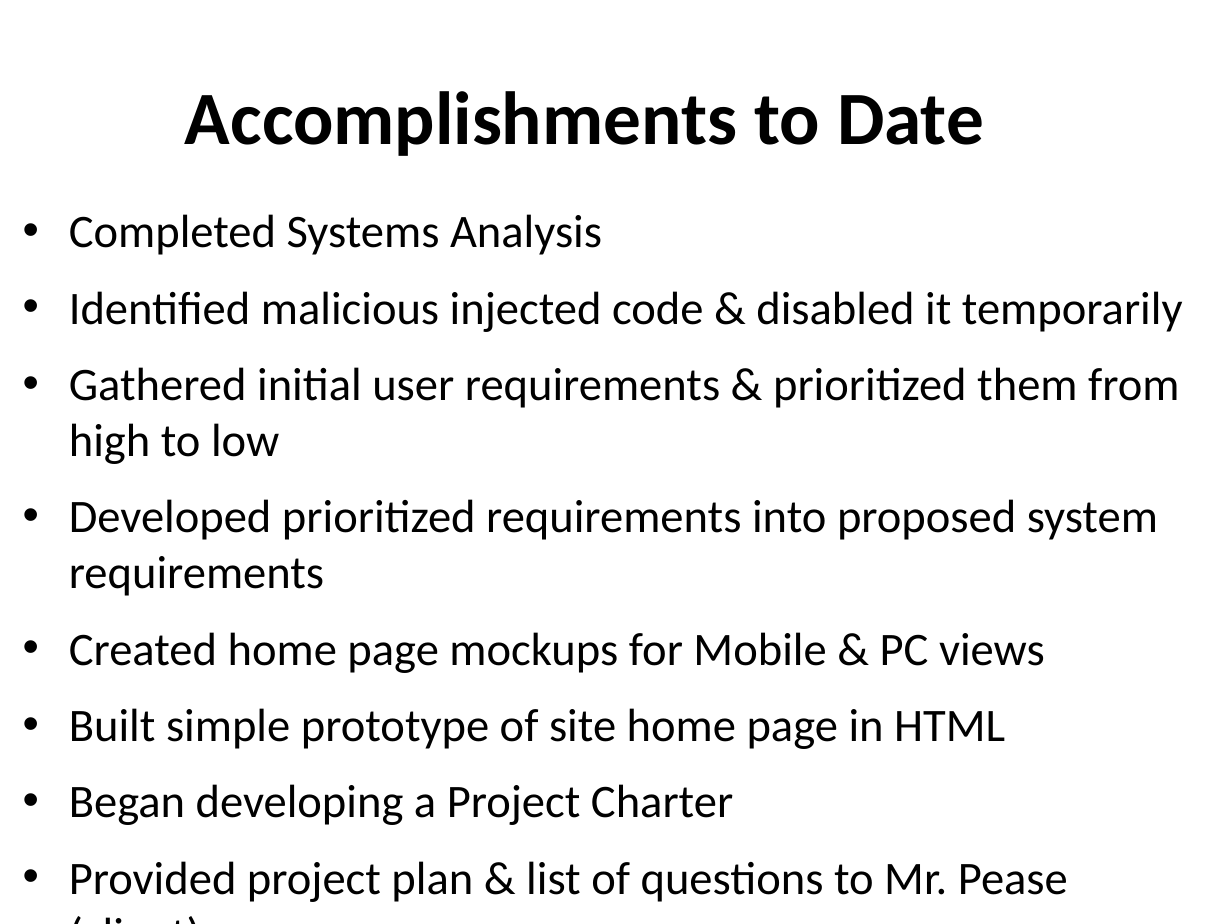
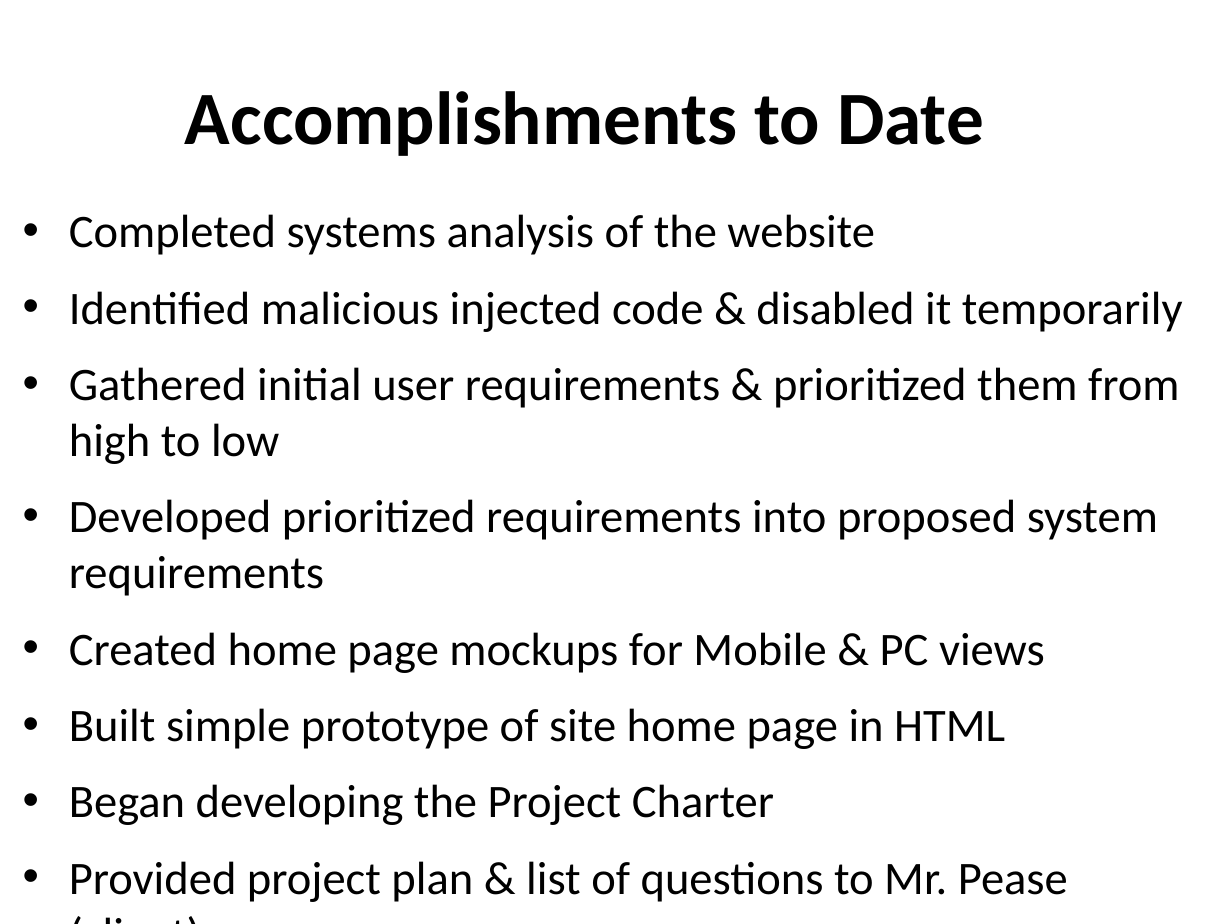
Before and after one commit to ehsantos11/MIST7590-Smithgall-Project, a slide deck: slide 3 of SGW Project Update 11Oct17.pptx. Drawn at 1232x924 pixels with LibreOffice and Linux fonts; fonts in the diff are those of the drawing; background and template pictures are left out. Boxes give left, top, right and bottom in pixels: in the first picture for what was removed or moved away, otherwise in the second. Text is boxed around its words. In the diff, an @@ line names an element or a change of style, - is before the commit and + after.

```diff
--- a/SGW Project Update 11Oct17.pptx
+++ b/SGW Project Update 11Oct17.pptx
@@ text at box(69, 214, 874, 255): text changed @@
-• Completed Systems Analysis
+• Completed systems analysis of the website
@@ text at box(69, 784, 774, 825): text changed @@
-• Began developing a Project Charter
+• Began developing the Project Charter
```
Also in this commit, not shown: 4 other slides changed.
